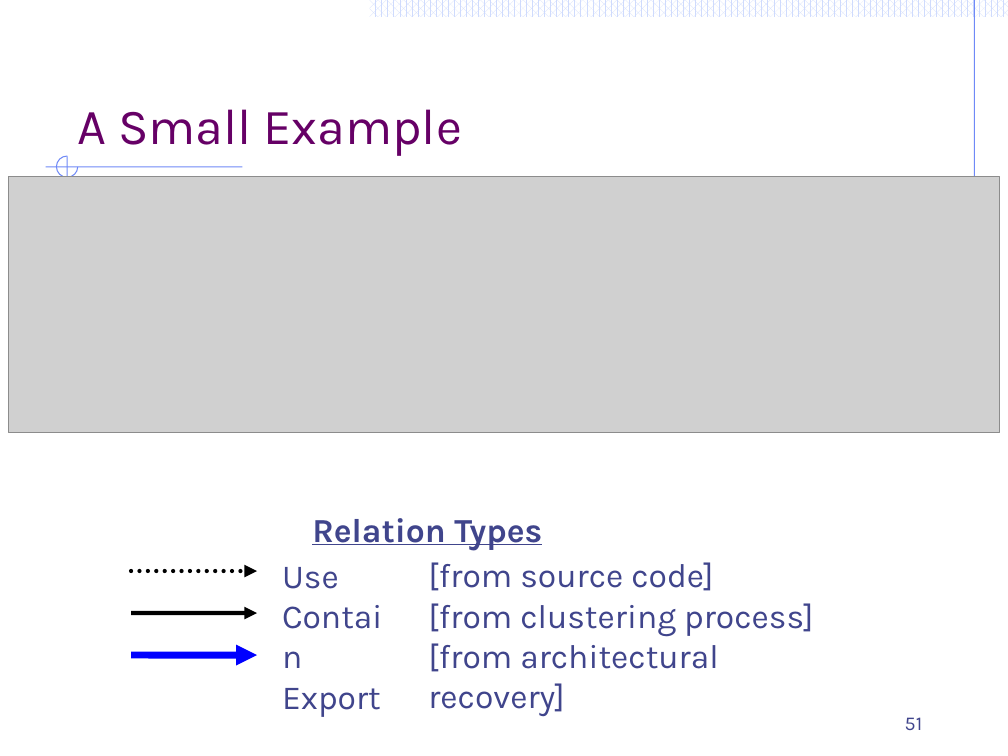
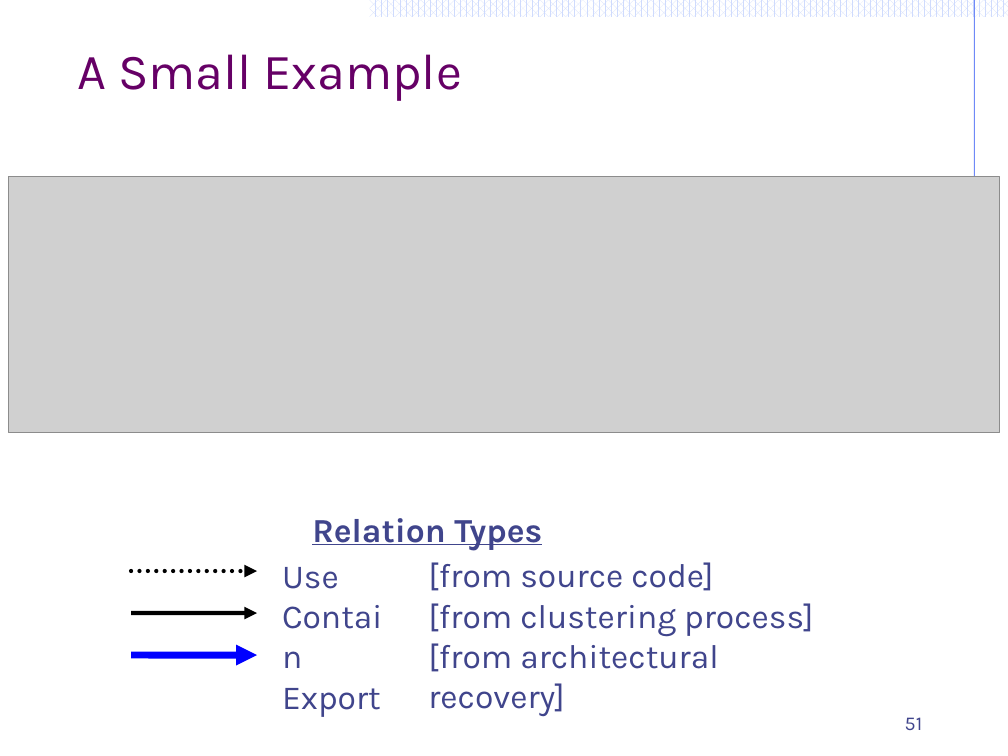
Before and after one commit to ArchitectingSoftware/CS575-SoftwareDesign, a slide deck: slide 51 of Lectures/M3-ArchitectureModeling.pptx. Drawn at 1008x756 pixels with LibreOffice and Linux fonts; fonts in the diff are those of the drawing; grey boxes stand for pictures. Boxes give left, top, right and bottom in pixels: in the first picture for what was removed or moved away, otherwise in the second. Text is boxed around its words. In the diff, an @@ line names an element or a change of style, - is before the commit and + after.

```diff
--- a/Lectures/M3-ArchitectureModeling.pptx
+++ b/Lectures/M3-ArchitectureModeling.pptx
@@ title "A Small Example" at <box>77,54,462,101</box>: vertical alignment bottom to top @@
@@ line removed from (242, 167) to (45, 167) @@
@@ freeform shape removed at <box>56,156,78,177</box> @@
@@ line removed from (68, 156) to (68, 412) @@
```
Also in this commit, not shown: 57 other slides changed, 9 other files.
